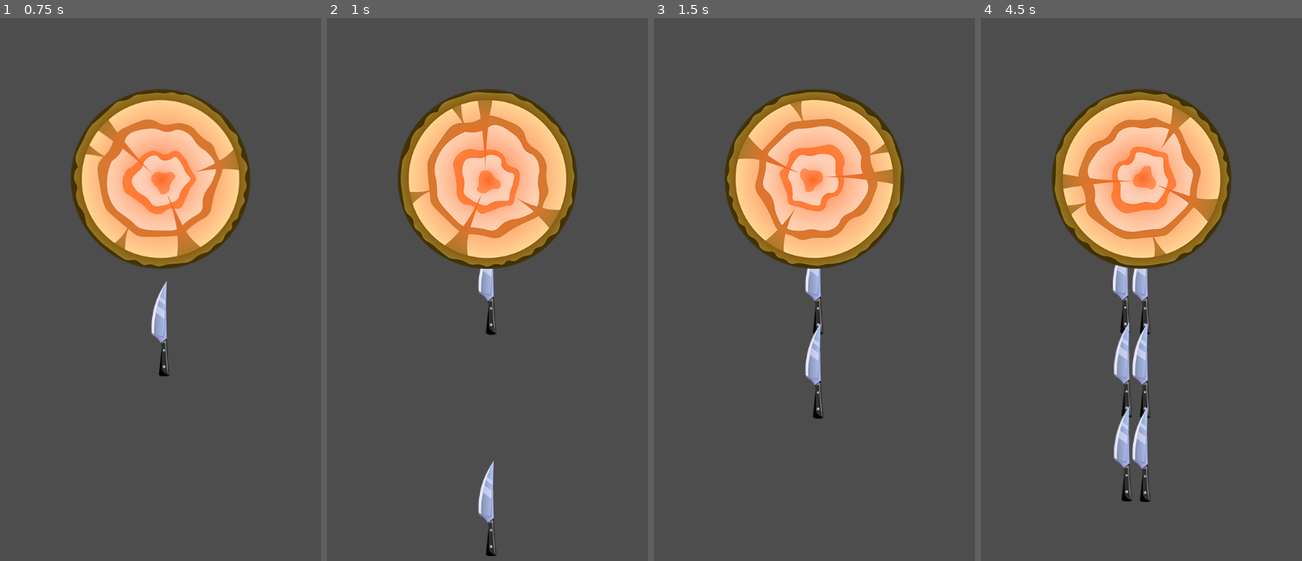
Above: before the commit, frames 1-4 (left to right).
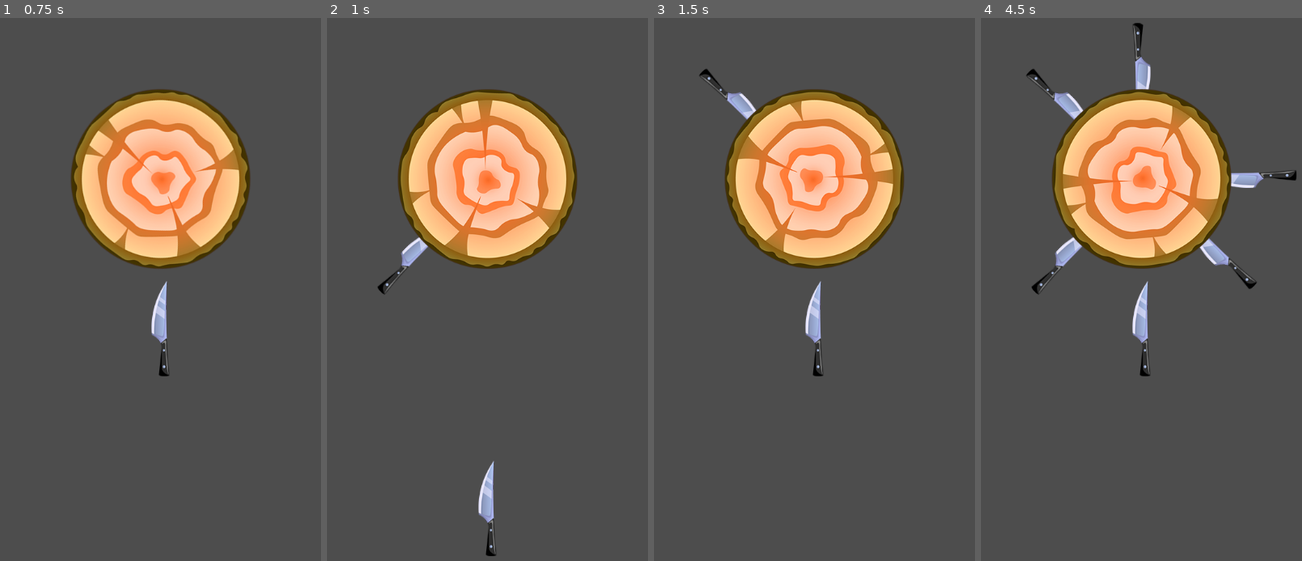
Above: after the commit, the same moments.

Repository: top-it-090304/Spin-Target
Game: Godot game, scene res://scens/game.tscn
Same seed, same stepped clock (60 frames per second), same inputs: the game is played once before the commit and once after it.
Inputs (mouse positions are in pixels of both pictures, inside the frame that each line leads up to):
- Up to frame 1 (0.75 s): move the mouse to (256, 235) at 0.52 s; click (256, 235) at 0.67 s
- Up to frame 2 (1 s): no input
- Up to frame 3 (1.5 s): move the mouse to (727, 300) at 1.27 s; click (727, 300) at 1.42 s
- Up to frame 4 (4.5 s): move the mouse to (1183, 126) at 2.02 s; click (1183, 126) at 2.17 s; move the mouse to (1119, 398) at 2.77 s; click (1119, 398) at 2.92 s; move the mouse to (1269, 365) at 3.52 s; click (1269, 365) at 3.67 s; move the mouse to (1013, 170) at 4.27 s; click (1013, 170) at 4.42 s

Frame 1 is identical in both runs. In frame 2, 0.7% of the frame differs, in the area x 15-53%, y 40-59%; in frame 3, 1.4%; in frame 4, 4.7%, in the area x 14-99%, y 0-90%.

Commit message:
Knifes can be trown to targect and collided with it

Diff:
--- a/spin-target/elements/knife/knife.gd
+++ b/spin-target/elements/knife/knife.gd
@@ -6,6 +6,21 @@
 func _physics_process(delta: float):
 	if is_flying:
 		var collision := move_and_collide(Vector2.UP * speed * delta)
+		if collision:
+			handle_collision(collision)
+
 
 func throw():
 	is_flying = true
+
+func handle_collision(collision: KinematicCollision2D):
+	var collider := collision.get_collider()
+	if collider is Target:
+		add_knife_to_target(collider)
+		is_flying = false
+
+func add_knife_to_target(target: Target):
+	get_parent().remove_child(self)
+	global_position = Target.KNIFE_POSITION
+	rotation = 0
+	target.add_object_with_pivot(self, -target.rotation)
--- a/spin-target/elements/knife/knife.tscn
+++ b/spin-target/elements/knife/knife.tscn
@@ -3,8 +3,9 @@
 [ext_resource type="Texture2D" uid="uid://cso6wdxm7tlg8" path="res://assets/knife1.png" id="1_kf51n"]
 [ext_resource type="Script" uid="uid://ruqqc8gmoblb" path="res://elements/knife/knife.gd" id="1_qnewu"]
 
-[sub_resource type="RectangleShape2D" id="RectangleShape2D_pfla3"]
-size = Vector2(30.5, 140)
+[sub_resource type="CapsuleShape2D" id="CapsuleShape2D_qnewu"]
+radius = 12.0
+height = 164.0
 
 [node name="Knife" type="CharacterBody2D"]
 collision_layer = 2
@@ -15,5 +16,5 @@
 texture = ExtResource("1_kf51n")
 
 [node name="CollisionShape2D" type="CollisionShape2D" parent="."]
-position = Vector2(-0.75, 10)
-shape = SubResource("RectangleShape2D_pfla3")
+position = Vector2(-2, 3)
+shape = SubResource("CapsuleShape2D_qnewu")
--- a/spin-target/elements/targets/target/target.gd
+++ b/spin-target/elements/targets/target/target.gd
@@ -1,6 +1,17 @@
 extends CharacterBody2D
+class_name Target
+
+const KNIFE_POSITION := Vector2(0, 180)
 
 var speed := PI
 
+@onready var items_container := $ItemsContainer
+
 func _physics_process(delta: float):
 	rotation += speed * delta
+
+func add_object_with_pivot(object: Node2D, object_rotation: float):
+	var pivot := Node2D.new()
+	pivot.rotation = object_rotation
+	pivot.add_child(object)
+	items_container.add_child(pivot)
--- a/spin-target/elements/targets/target/target.tscn
+++ b/spin-target/elements/targets/target/target.tscn
@@ -16,3 +16,6 @@
 
 [node name="CollisionShape2D" type="CollisionShape2D" parent="."]
 shape = SubResource("CircleShape2D_ueniy")
+
+[node name="ItemsContainer" type="Node2D" parent="."]
+show_behind_parent = true
